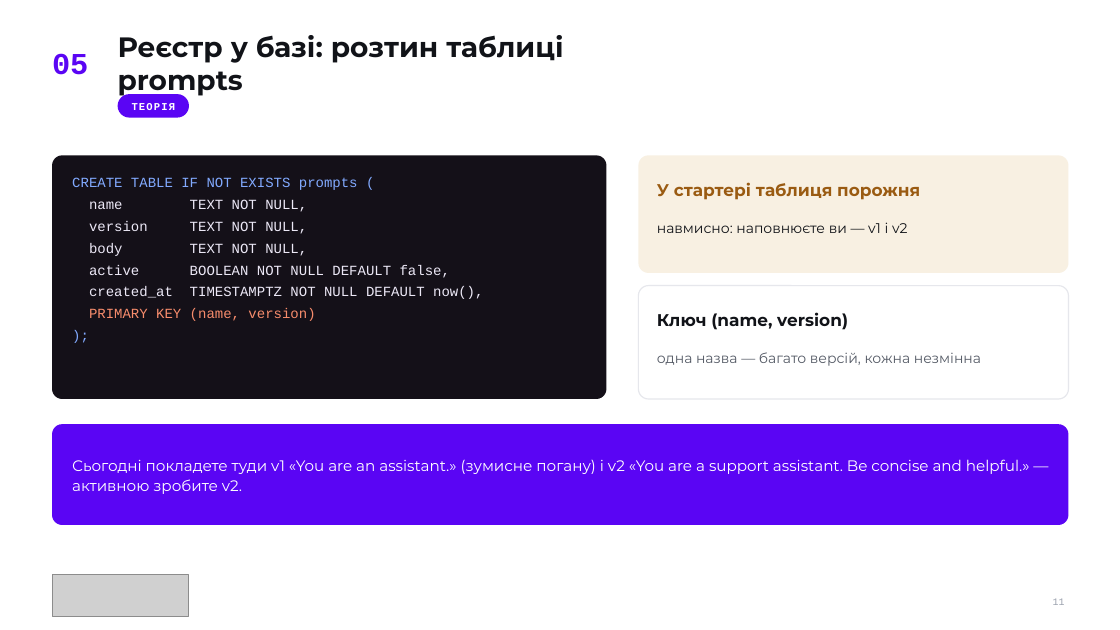
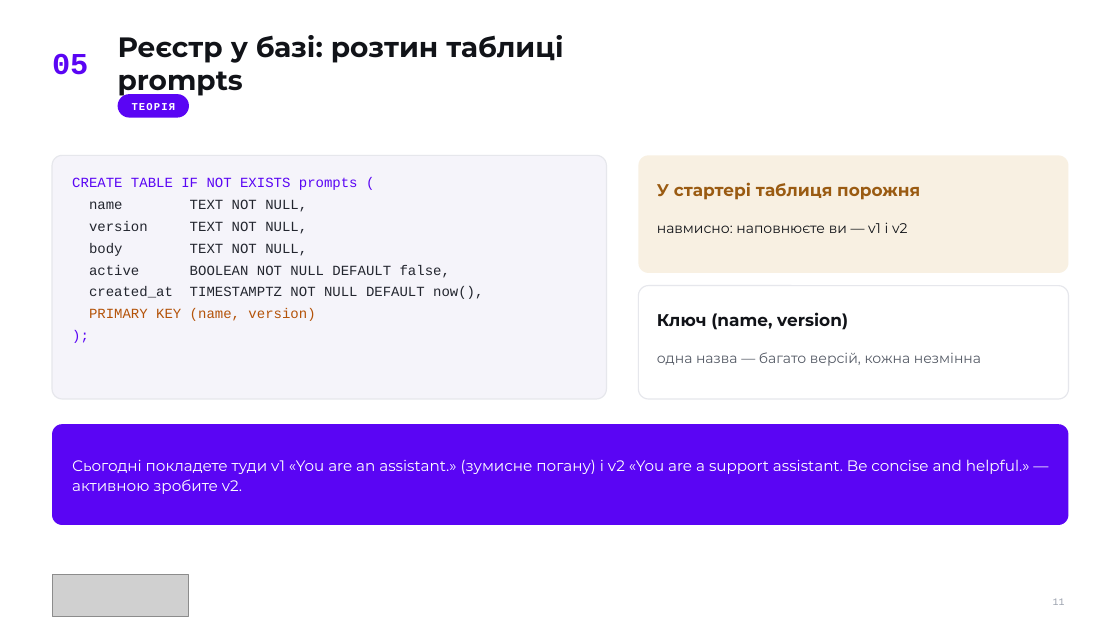
Before and after one commit to TarasFedorenkoFTV/llmops-bootcamp, a slide deck: slide 11 of docs/decks/L02.pptx. Drawn at 1120x630 pixels with LibreOffice and Linux fonts; fonts in the diff are those of the drawing; grey boxes stand for pictures. Boxes give left, top, right and bottom in pixels: in the first picture for what was removed or moved away, otherwise in the second. Text is boxed around its words. In the diff, an @@ line names an element or a change of style, - is before the commit and + after.

```diff
--- a/docs/decks/L02.pptx
+++ b/docs/decks/L02.pptx
@@ rounded rectangle at <box>52,155,607,399</box>: fill #141018 to #F5F4FA; outline none to #E6E7EC 1 pt @@
@@ text "CREATE TABLE IF NOT EXISTS ..." at <box>72,177,483,321</box>: text colour #82AAFF to #5A05F4 in "CREATE TABLE IF NOT EXISTS prompts (", ");"; text colour #ECE8F6 to #23262F in "name TEXT NOT NULL,", "version TEXT NOT NULL,", "body TEXT NOT NULL,", "active BOOLEAN NOT NULL DEFAULT false," and 1 more places; text colour #F78C6C to #B45309 in "PRIMARY KEY (name, version)" @@
```
Also in this commit, not shown: 5 other slides changed, 23 other files.
